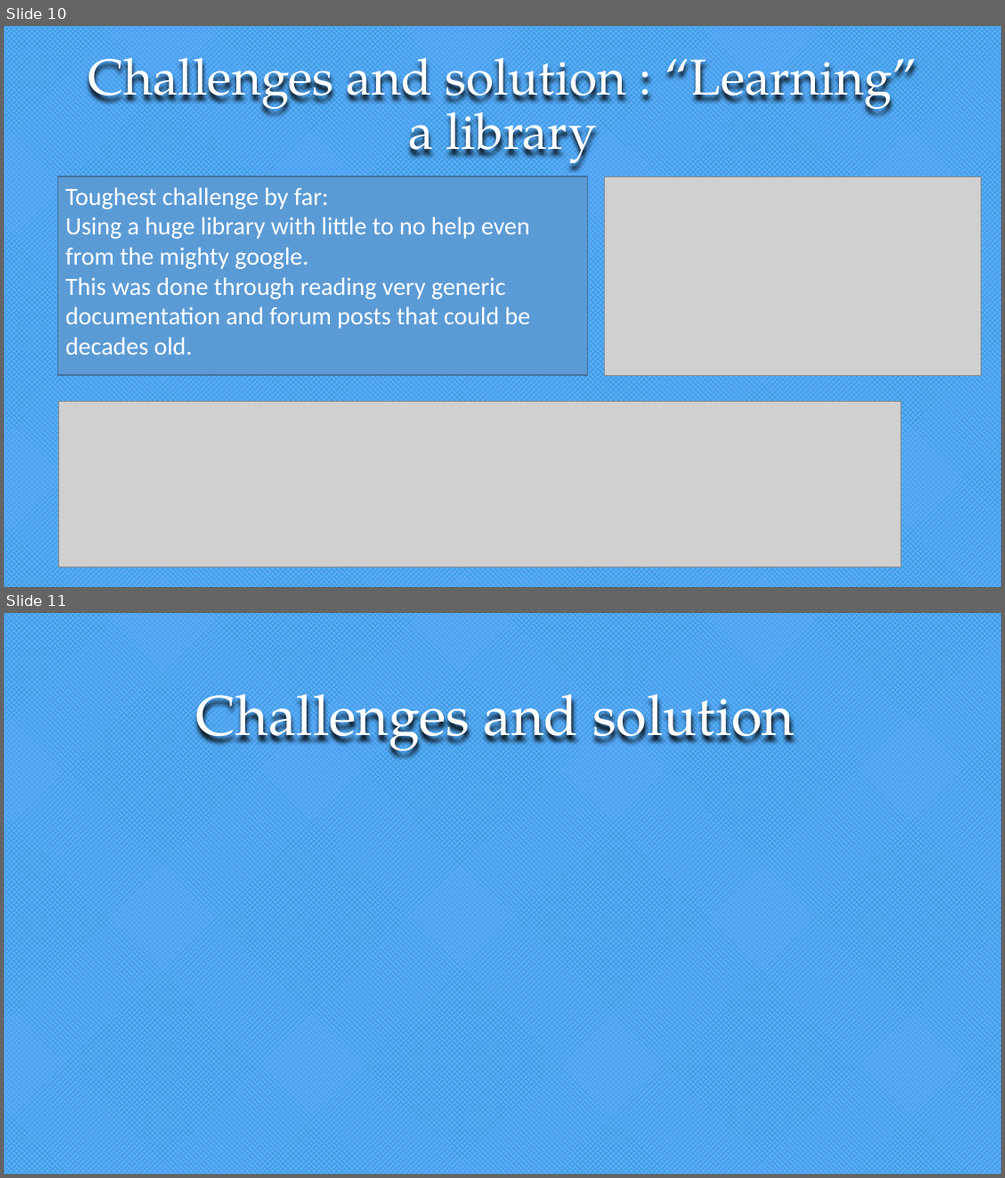
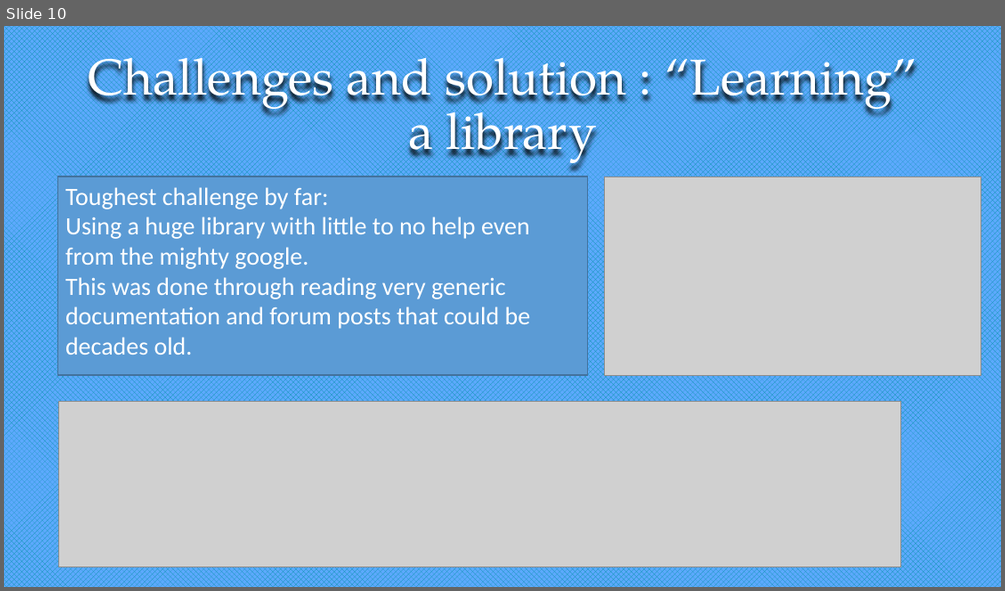
Before and after one commit to loritta/dotnetProject2018, a slide deck: Presentation.pptx. Shown one above the other, each under a label of ours: slides 10 and 11 before the commit, slide 10 after it. The pictures are 1005x1178 and 1005x591 pixels, drawn with LibreOffice and Linux fonts; fonts in the diff are those of the drawing; grey boxes stand for pictures. Boxes give left, top, right and bottom in pixels: in the first picture for what was removed or moved away, otherwise in the second. Text is boxed around its words. In the diff, an @@ line names an element or a change of style, - is before the commit and + after.

```diff
--- a/Presentation.pptx
+++ b/Presentation.pptx
@@ slide 11 removed at [4,613,1001,1174], background pattern #0292A6 on #5DA9FD @@
@@ title removed at [196,676,794,756] @@
-Challenges and solution
```
Also in this commit, not shown: 6 slides changed, 1 slide added, 1 other slide removed, 2 other files.
